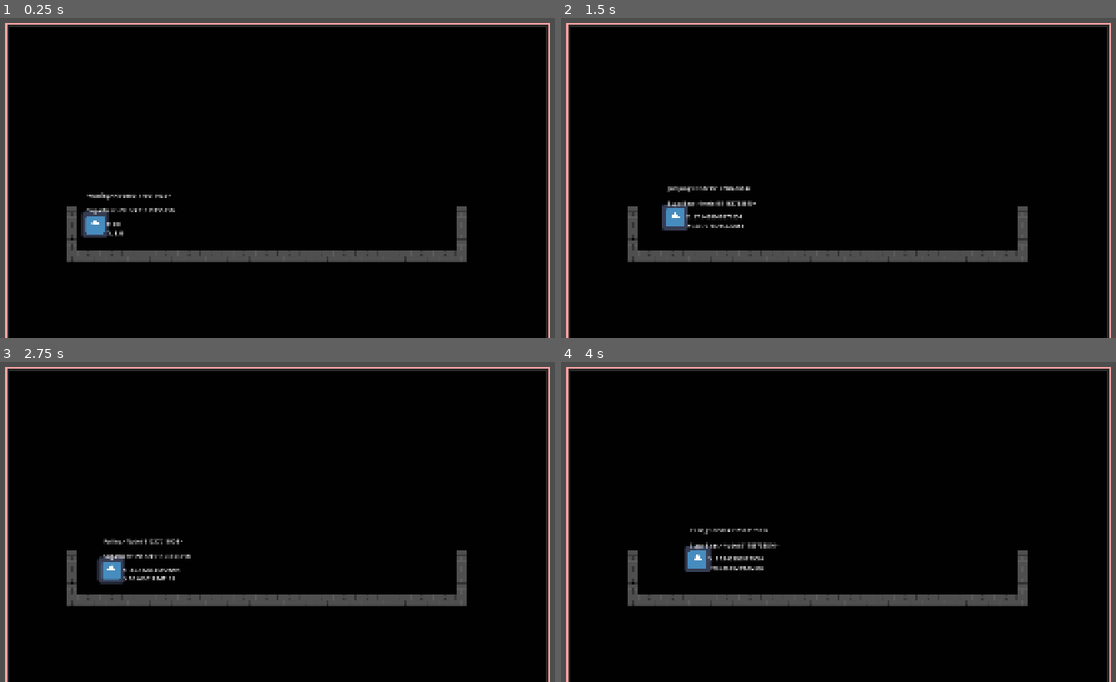
Above: before the commit, frames 1-4 (two rows, left to right).
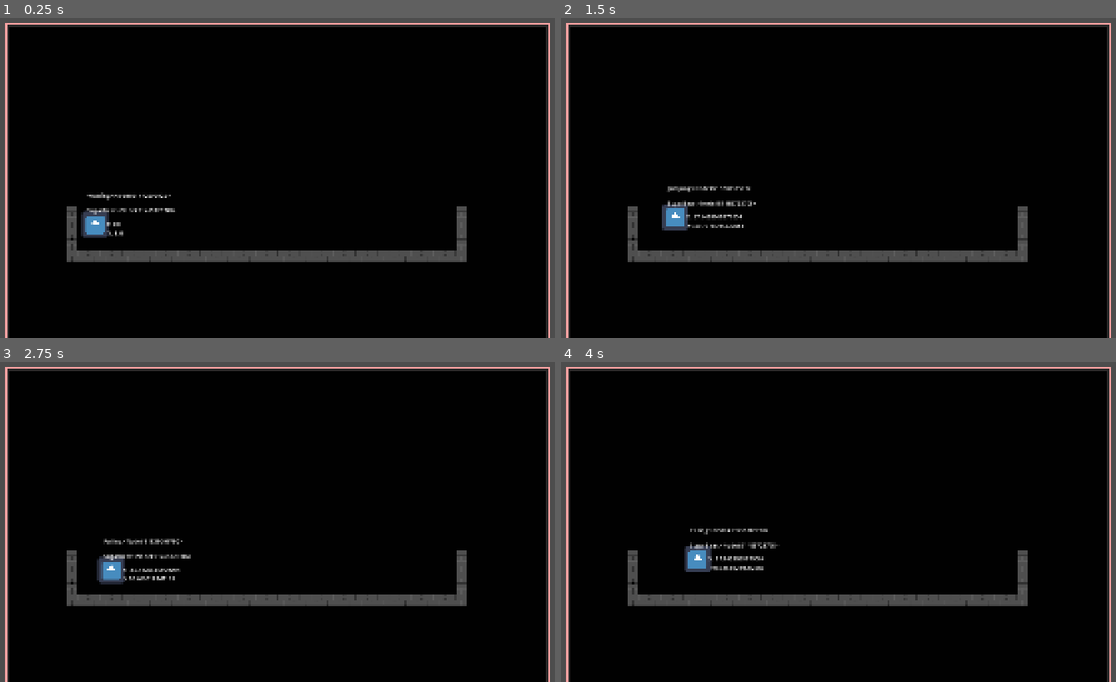
Above: after the commit, the same moments.

Repository: CamdenPix/GameOff-2026
Game: Godot game, scene res://scenes/main_game.tscn
Same seed, same stepped clock (60 frames per second), same inputs: the game is played once before the commit and once after it. The engine's default icon, where the game draws it, is replaced by a stand-in: a white triangle on a blue panel in a dark square.
Inputs:
- Up to frame 1 (0.25 s): no input
- Up to frame 2 (1.5 s): tap Enter at 0.5 s; hold D (move_right) from 0.53 s (still down); tap T at 0.6, 1.35 s; tap Space (jump) at 0.77, 1.07 s
- Up to frame 3 (2.75 s): tap Space (jump) at 1.52, 1.82 s; release D (move_right) at 2.03 s; hold A (move_left) from 2.03 s (still down); tap T at 2.1 s
- Up to frame 4 (4 s): release A (move_left) at 2.78 s; hold D (move_right) from 2.78 s (still down); tap T at 2.85, 3.6 s; tap Space (jump) at 3.02, 3.32, 3.77 s

The runs differ from the first frame. In frame 1, less than 0.1% of the frame differs, in the area x 25-32%, y 55-61%; in frame 2, less than 0.1%; in frame 3, less than 0.1%; in frame 4, less than 0.1%, in the area x 31-39%, y 52-59%.

Commit message:
Added Helper script easing_functions.gd to store all easing functions

Diff:
--- /dev/null
+++ b/Scripts/Helper/easing_functions.gd
@@ -0,0 +1,36 @@
+# Link to the functions in order
+# https://www.desmos.com/calculator/9lp2zqwsra
+# Many abs() are unnessary, just safety proofing as to not get absurd values
+class_name easingFunctions
+
+func _init() -> void:
+	pass
+
+# X is ratio in, e is the exponent in y=1-(x-1)^(abs(e)*2)
+static func easeOutQuart(x: float, e: int) -> float:
+	# the set of all possible values for easeOut Functions is all even positive integers
+	# {2,4,6,8,10,...}. to ensure this remains true we abs() and multiply by 2
+	# This is different than easeInQuart
+	return 1 - pow(x - 1, abs(e)*2);
+
+# Inverse of easeOutQuart. Get ratio from y
+static func easeOutQuartInverse(x: float, e: int) -> float:
+	return 1 - pow(-x + 1, 1/(abs(e)*2.0));
+
+# X is ratio in, e is the exponent in y=1-(x)^abs(e)
+static func easeInQuart(x: float, e: int) -> float:
+	return 1 - pow(x, abs(e))
+
+# X is ratio in, e is exponent in y=1-2^(-abs(e)*x). Returns eased out 0-1
+static func easeOutExpo(x: float, e: float) -> float:
+	# Approaches 1 at infinity, so we round it
+	if x == 1:
+		return 1
+	return 1 - pow(2, -abs(e) * x);
+
+# X is ratio in, e is exponent in y=1-2^(abs(e)*(x-1)). Returns eased out 0-1
+static func easeInExpo(x: float, e: float) -> float:
+	# Approaches 1 at -infinity, so we round it
+	if x == 1:
+		return 0
+	return 1 - pow(2, -e * x);
--- a/Scripts/Player/Basic/walk.gd
+++ b/Scripts/Player/Basic/walk.gd
@@ -8,6 +8,7 @@
 @export var coyote_timer: Timer
 var coyote_timer_fall: bool = false
 var speed_up_elapsed_time: float = 0.0
+const accelerationExponent: int = 2
 
 func enter(oldState: State) -> void:
 	additional_enter_logic(oldState)
@@ -88,7 +89,7 @@
 
 		var time_left = animal.Ground_Accleration_Time - speed_up_elapsed_time
 		var progress = clamp(speed_up_elapsed_time / animal.Ground_Accleration_Time, 0.0, 1.0)
-		var smooth_progress = easeOutQuart(progress)
+		var smooth_progress = easingFunctions.easeOutQuart(progress, accelerationExponent)
 		var smooth_speed = smooth_progress * animal.Ground_Max_Speed
 
 
@@ -103,21 +104,9 @@
 		return 1.0
 	else:
 		var value_noramlized = abs(parent.velocity.x) / animal.Ground_Max_Speed
-		var y = easeOutQuartInverse(value_noramlized)
+		var y = easingFunctions.easeOutQuartInverse(value_noramlized, accelerationExponent)
 		return y
 	return 0.0
-
-func easeOutQuart(x: float) -> float:
-	return 1 - pow(1 - x, 4);
-
-func easeOutQuartInverse(y: float) -> float:
-	return 1.0 - pow(1.0 - y, 0.25)
-
-func easeOutExpo(x: float) -> float:
-	if x == 1:
-		return 1
-
-	return 1 - pow(2, -10 * x);
 
 @abstract func additional_move_logic(delta:float) -> void
 @abstract func additional_exit_logic(newState: State) -> void
Not shown, added: Scripts/Helper/easing_functions.gd.uid
Not shown, added: assets/tilesetv1.png.import
